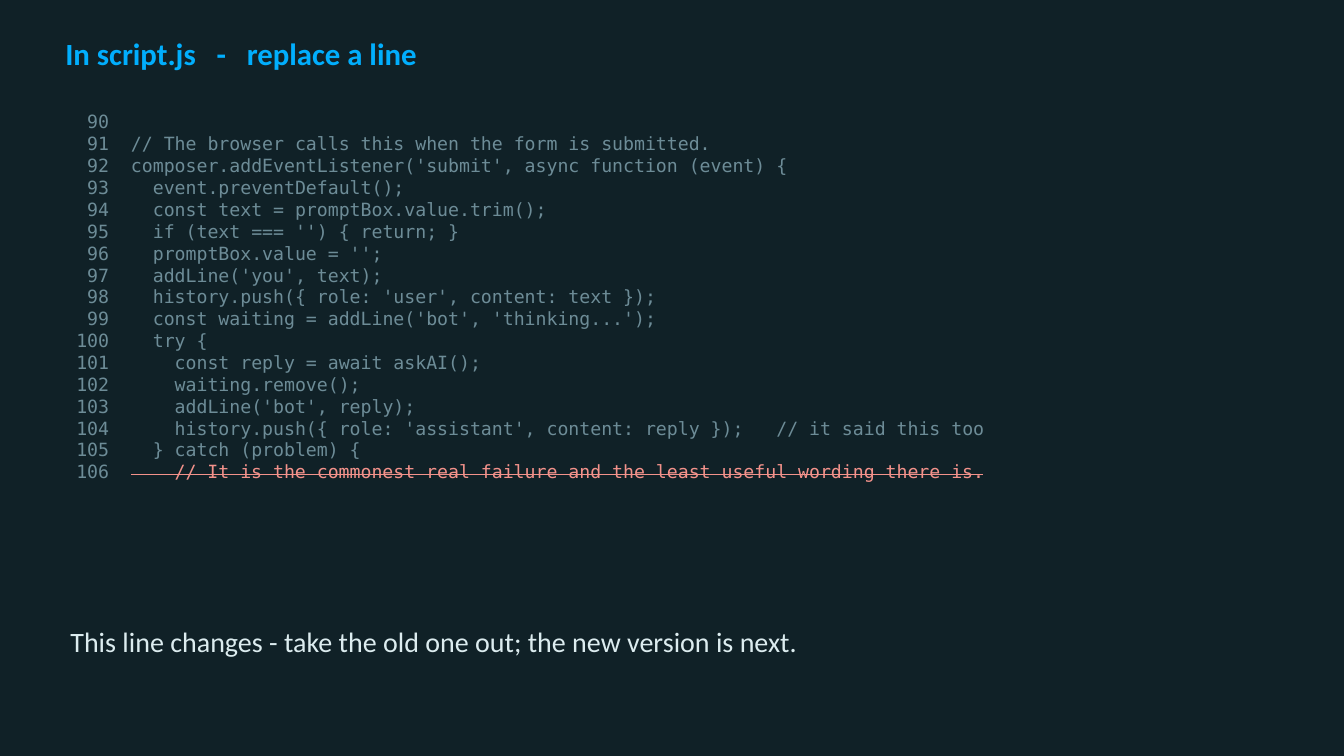
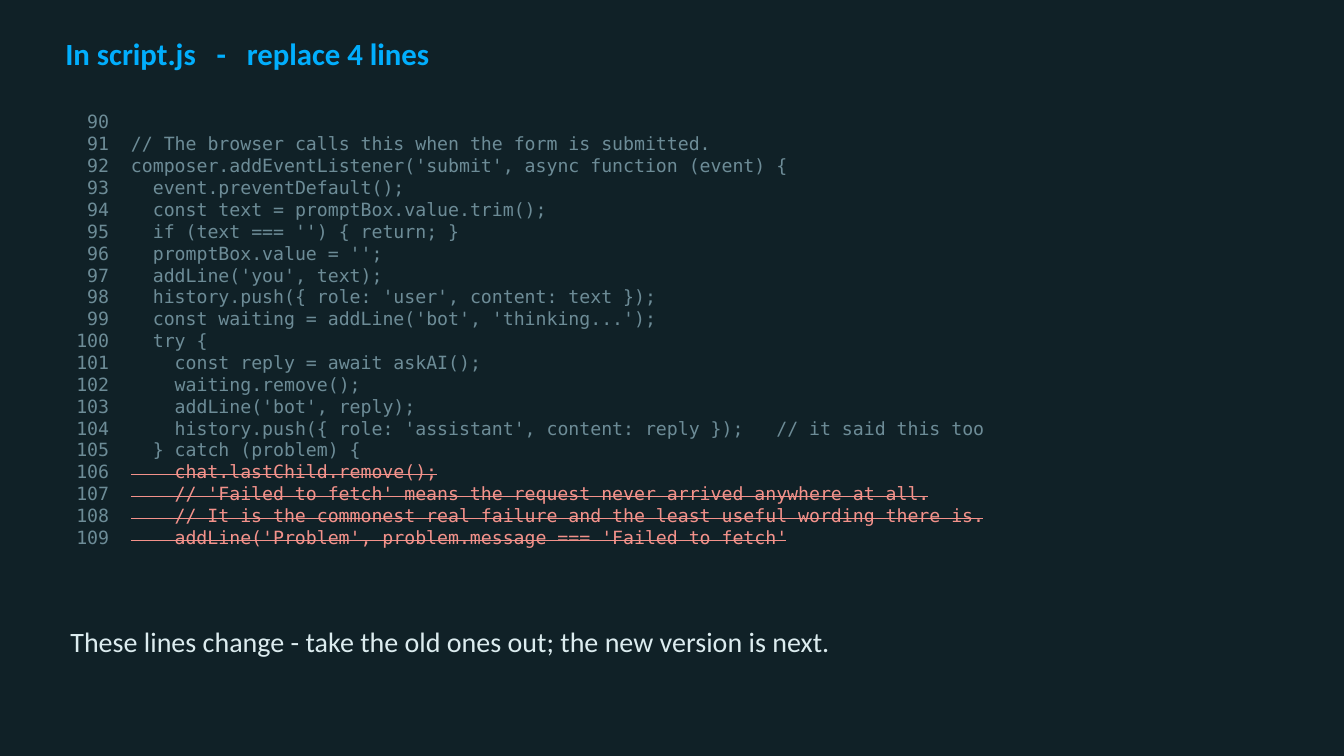
Before and after one commit to utgapps/utgapps.github.io, a slide deck: slide 19 of ai101/slides/week-07.pptx (slide 24 before the commit). Drawn at 1344x756 pixels with LibreOffice and Linux fonts; fonts in the diff are those of the drawing. Boxes give left, top, right and bottom in pixels: in the first picture for what was removed or moved away, otherwise in the second. Text is boxed around its words. In the diff, an @@ line names an element or a change of style, - is before the commit and + after.

```diff
--- a/ai101/slides/week-07.pptx
+++ b/ai101/slides/week-07.pptx
@@ text at <box>65,43,429,70</box>: text changed @@
-In script.js - replace a line
+In script.js - replace 4 lines
@@ text at <box>175,464,984,548</box>: text changed @@
-106 // It is the commonest real failure and the least useful wording there is.
+106 chat.lastChild.remove();
+107 // 'Failed to fetch' means the request never arrived anywhere at all.
+108 // It is the commonest real failure and the least useful wording there is.
+109 addLine('Problem', problem.message === 'Failed to fetch'
@@ text at <box>70,632,829,657</box>: text changed @@
-This line changes - take the old one out; the new version is next.
+These lines change - take the old ones out; the new version is next.
```
Also in this commit, not shown: 3 other slides changed, 8 slides removed, 21 other files.
